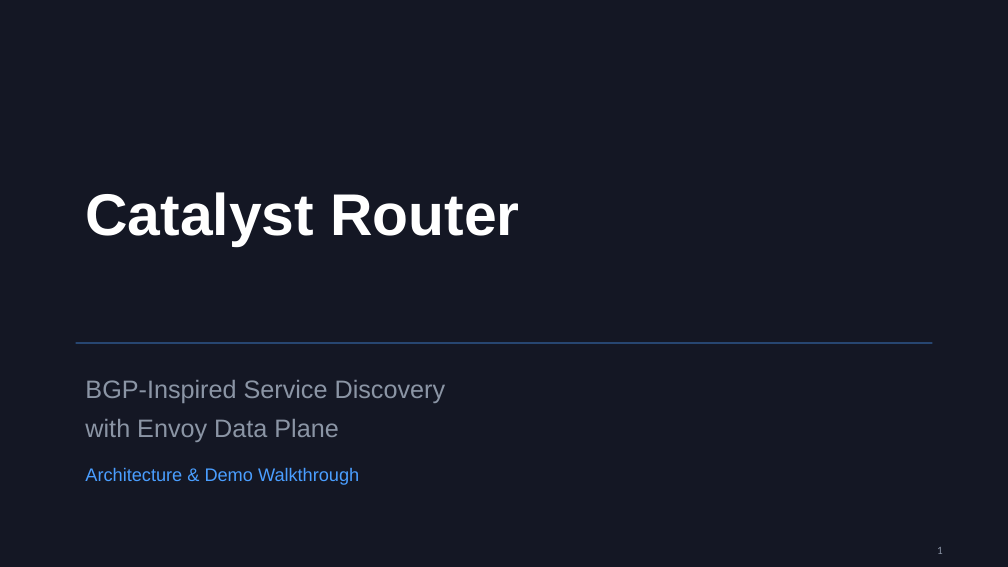
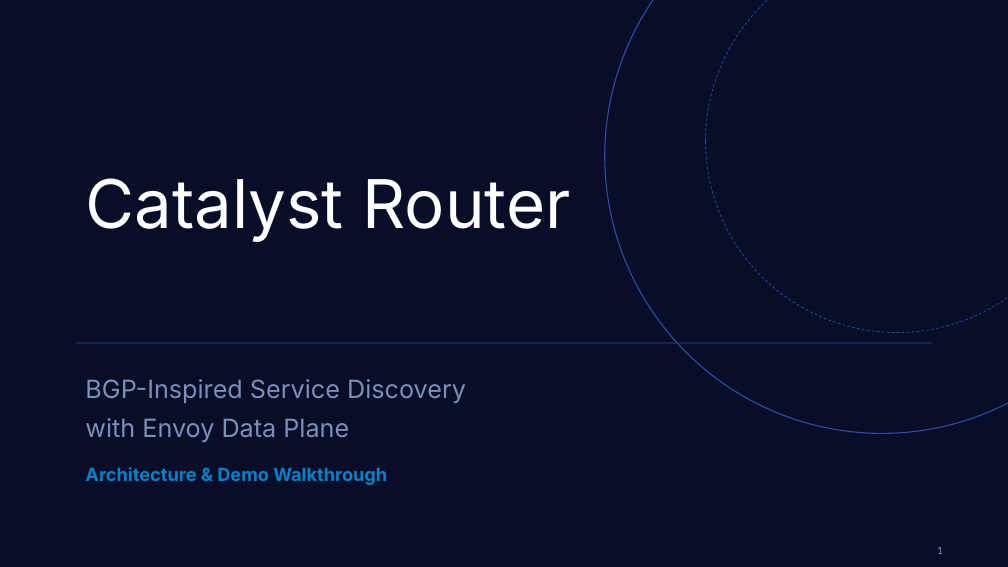
Before and after one commit to orbisoperations/catalyst-router, a slide deck: slide 1 of docker-compose/catalyst-router-deck.pptx. Drawn at 1008x567 pixels with LibreOffice and Linux fonts; fonts in the diff are those of the drawing. Boxes give left, top, right and bottom in pixels: in the first picture for what was removed or moved away, otherwise in the second. Text is boxed around its words. In the diff, an @@ line names an element or a change of style, - is before the commit and + after.

```diff
--- a/docker-compose/catalyst-router-deck.pptx
+++ b/docker-compose/catalyst-router-deck.pptx
@@ background #141724 to #080E28 @@
@@ ellipse added at (605,0,1008,433), outline #2D4BA9 0.8 pt @@
@@ ellipse added at (706,0,1008,333), outline #2D4BA9 0.5 pt dashed @@
@@ text "Catalyst Router": place and size @@
-text "Catalyst Router" at (85,192,519,246)
+text "Catalyst Router" at (85,178,571,242)
@@ text "Catalyst Router" at (85,178,571,242): size 42 to 48 pt, font Arial to Inter, bold off @@
@@ rectangle at (76,343,932,344): fill #4A9EFF to #2D4BA9 @@
@@ text "BGP-Inspired Service Discovery" at (85,379,466,442): font Arial to Inter, text colour #8B95A5 to #7B8FB8 @@
@@ text "Architecture & Demo Walkthrough" at (85,467,387,485): font Arial to Inter, text colour #4A9EFF to #0183CA, bold on @@
@@ page number at (937,547,943,554): text colour #8B95A5 to #7B8FB8 @@
```
Also in this commit, not shown: 15 other slides changed, 2 slides added, 1 other file.
